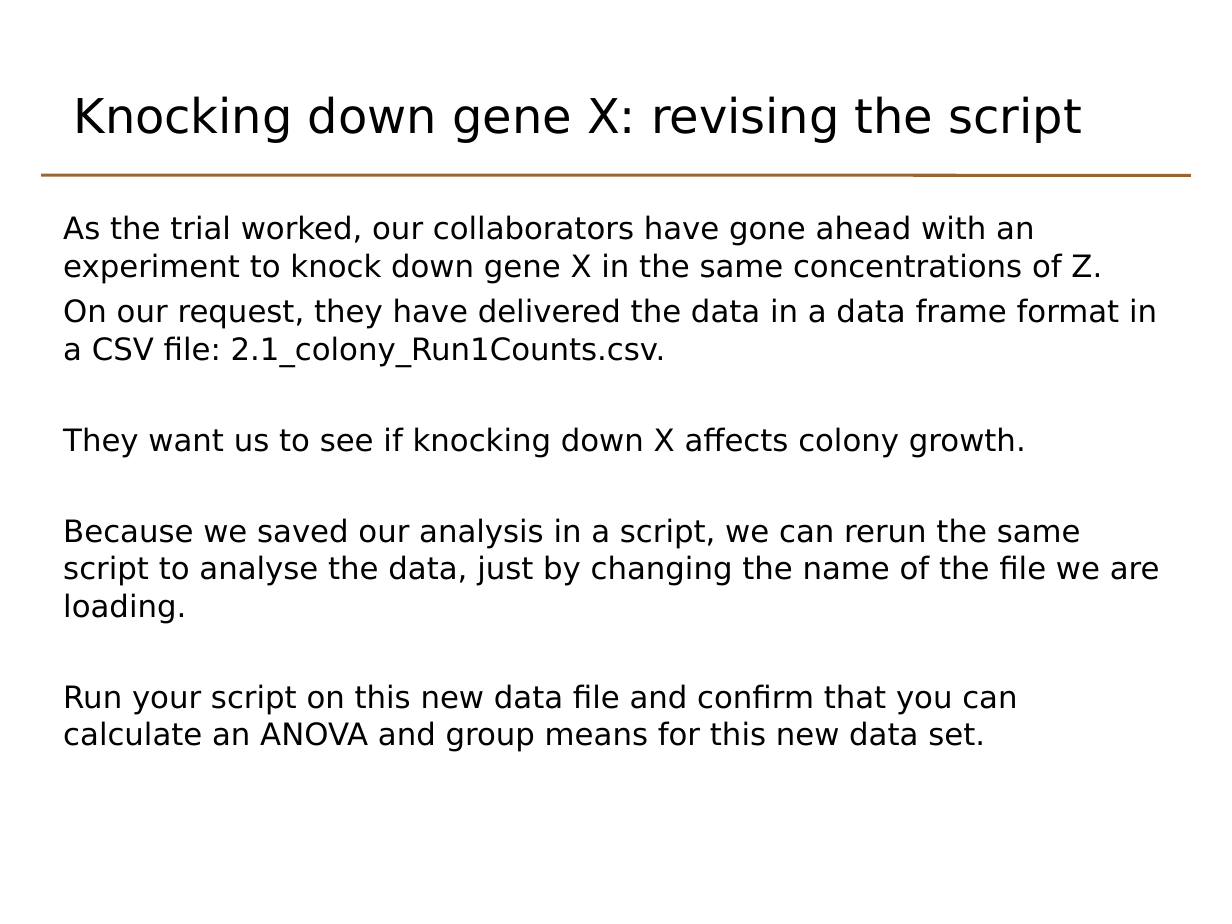
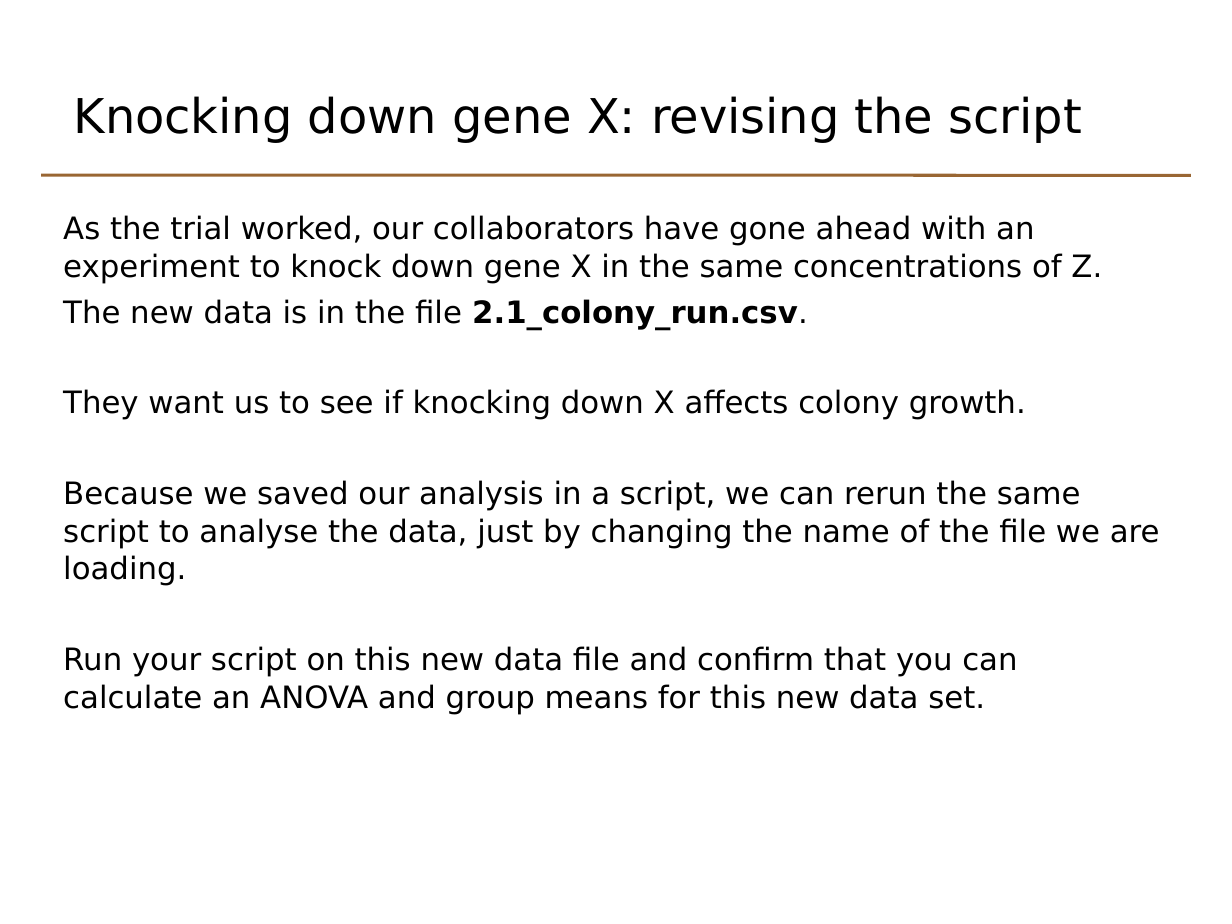
Before and after one commit to johnomics/basicr, a slide deck: slide 16 of Basic_R_Day_2_slides.odp. Drawn at 1232x924 pixels with LibreOffice and Linux fonts; fonts in the diff are those of the drawing. Boxes give left, top, right and bottom in pixels: in the first picture for what was removed or moved away, otherwise in the second. Text is boxed around its words. In the diff, an @@ line names an element or a change of style, - is before the commit and + after.

Commit message:
Edits following run of course 28/29 April
Colony section:
- remove XLS file example
- Use attach and detach instead of data argument
- Remove third part with multiple data files

Bugfixes:
- remove website links
- List slide: Change 'a' to 'one.to.ten' (hangover from old a,b,c variable names)
- Checking input and reporting errors - remove duplication of 'concise' sqXplusX error checking example
- Removed temperature conversion application exercise
- Change all =T and =F to =TRUE and =FALSE

```diff
--- a/Basic_R_Day_2_slides.odp
+++ b/Basic_R_Day_2_slides.odp
@@ text at <box>63,299,808,329</box>: text changed @@
-On our request, they have delivered the data in a data frame format in a CSV file: 2.1_colony_Run1Counts.csv.
+The new data is in the file 2.1_colony_run.csv.
```
Also in this commit, not shown: 22 other slides changed, 1 slide added, 11 slides removed, 15 other files.
